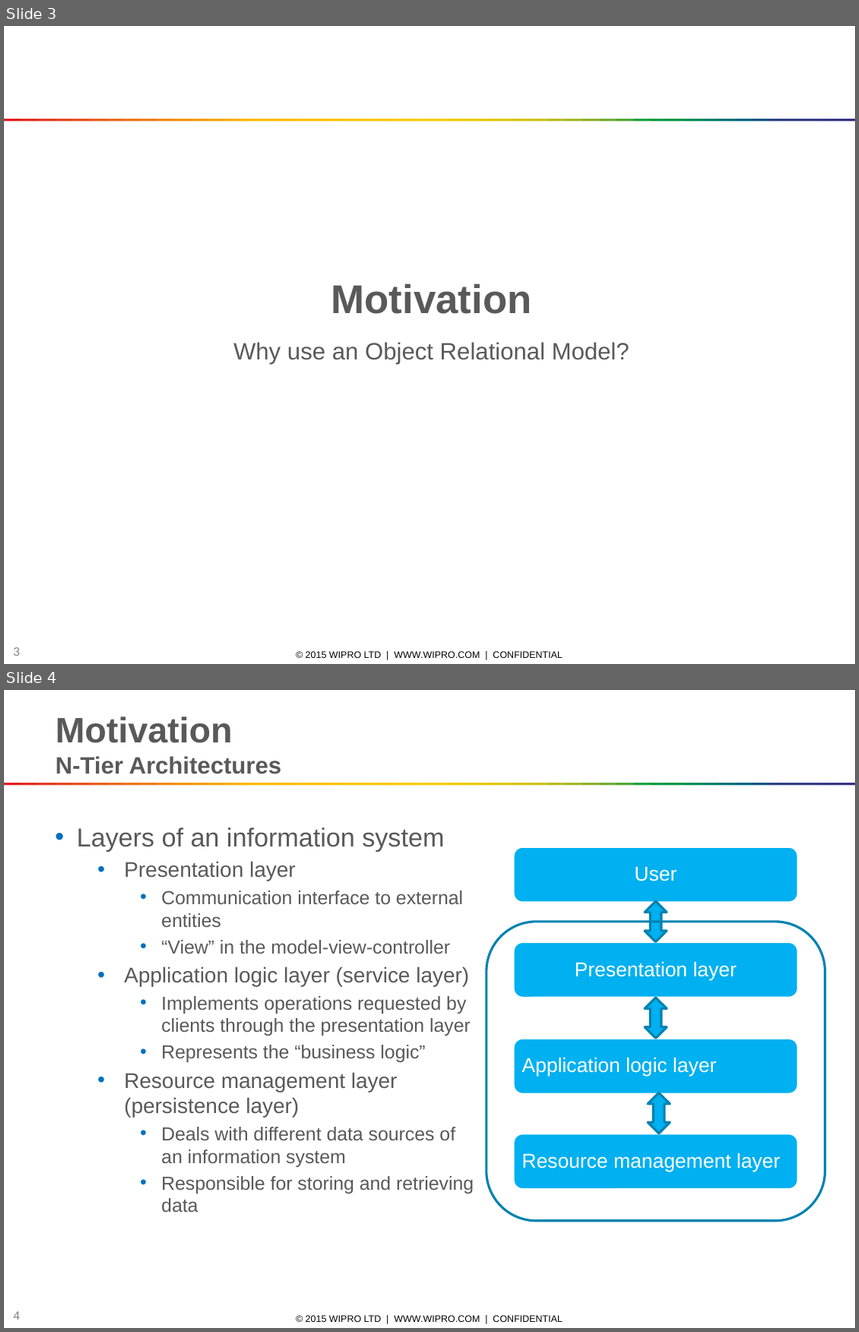
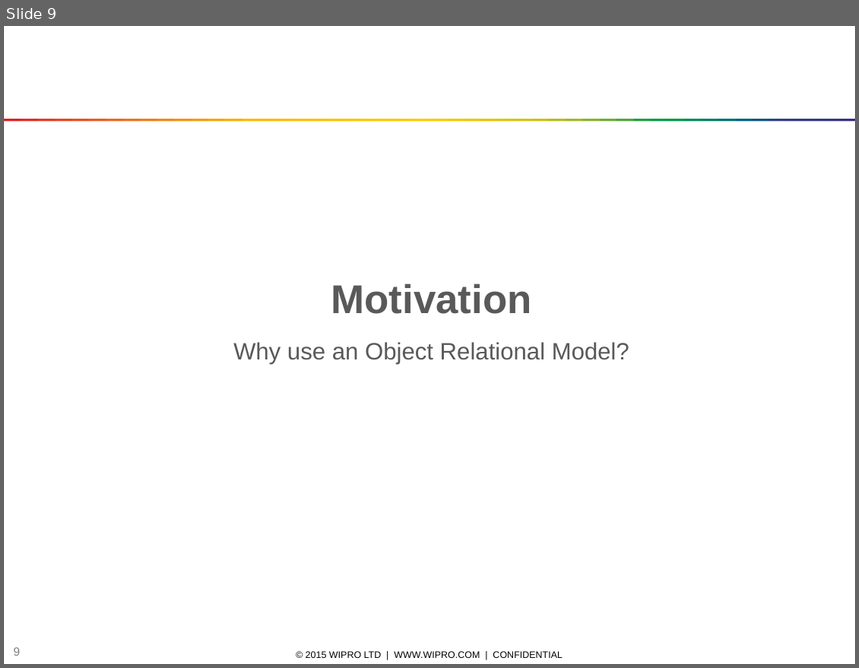
Before and after one commit to marcelsamaruga/wiproTraining, a slide deck: Java Persistence API and Hibernate.pptx. Shown one above the other, each under a label of ours: slides 3 and 4 before the commit, slide 9 after it. The pictures are 859x1332 and 859x668 pixels, drawn with LibreOffice and Linux fonts; fonts in the diff are those of the drawing; background and template pictures are left out. Boxes give left, top, right and bottom in pixels: in the first picture for what was removed or moved away, otherwise in the second. Text is boxed around its words. In the diff, an @@ line names an element or a change of style, - is before the commit and + after.

```diff
--- a/Java Persistence API and Hibernate.pptx
+++ b/Java Persistence API and Hibernate.pptx
@@ slide 4 removed at [4,690,855,1328], background #FFFFFF; not listed: 53 template elements that a slide beside it also shows @@
@@ text removed at [56,717,282,774] @@
-Motivation
-N-Tier Architectures
@@ text removed at [77,828,474,1212] @@
-• Layers of an information system
-  • Presentation layer
-    • Communication interface to external entities
-    • “View” in the model-view-controller
-  • Application logic layer (service layer)
-    • Implements operations requested by clients through the presentation layer
-    • Represents the “business logic”
-  • Resource management layer (persistence layer)
-    • Deals with different data sources of an information system
-    • Responsible for storing and retrieving data
@@ up down arrow removed at [645,901,667,942] @@
@@ rounded rectangle removed at [487,922,826,1221] @@
@@ up down arrow removed at [645,998,667,1039] @@
@@ up down arrow removed at [648,1094,671,1135] @@
@@ group removed at [513,847,798,1189]: 4 rounded rectangles, 4 texts @@
-User
-Presentation layer
-Application logic layer
-Resource management layer
@@ what was slide 3 is now slide 9 @@
@@ page number at [13,648,20,656]: text changed @@
-3
+9
```
Also in this commit, not shown: 1 slide changed, 3 slides added, 2 other slides removed, 2 other files.
